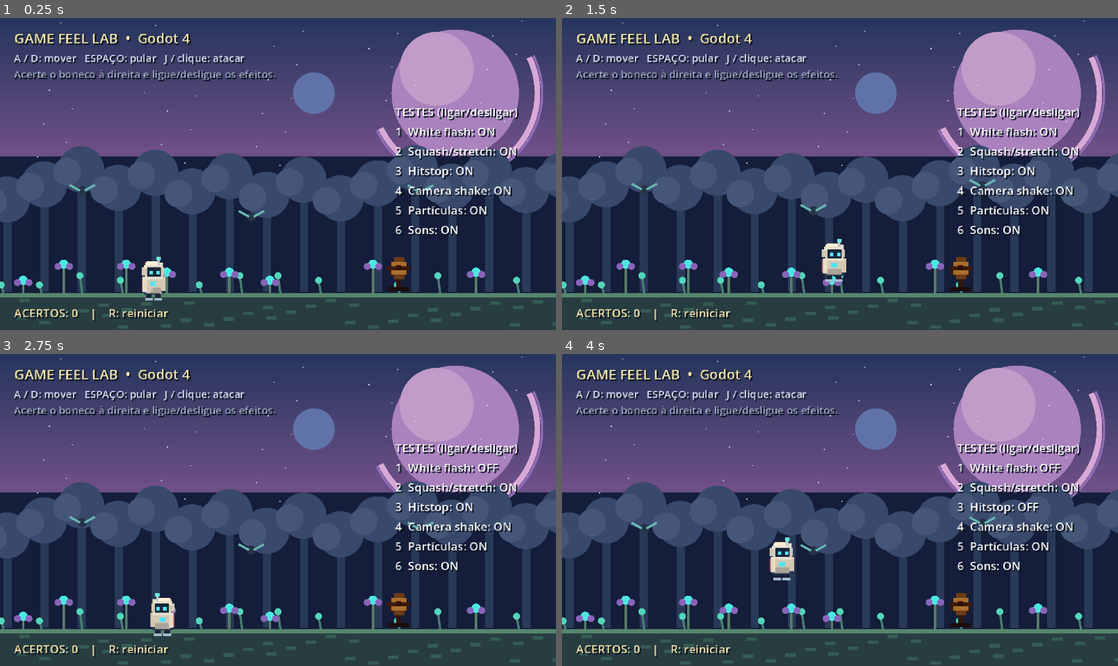
Above: before the commit, frames 1-4 (two rows, left to right).
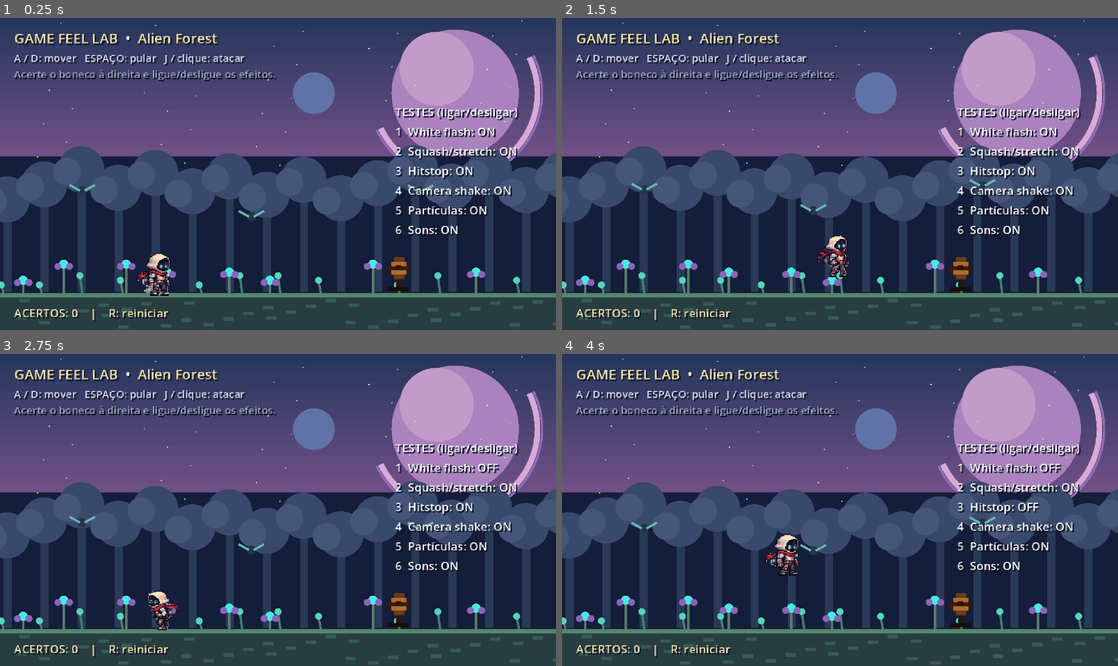
Above: after the commit, the same moments.

Repository: NathanMarts/game_feel_lab
Game: Godot game, scene res://main.tscn
Two runs of this game, one before a commit and one after it. Both use one fixed random seed, a clock stepped at 60 frames per second and the inputs below.
Inputs (mouse positions are in pixels of both pictures, inside the frame that each line leads up to):
- Up to frame 1 (0.25 s): no input
- Up to frame 2 (1.5 s): tap Enter at 0.5 s; move the mouse to (962, 158) at 0.52 s; hold D (move_right) 0.53-1.25 s; tap J (attack) at 0.6 s; click (962, 158) at 0.67 s; tap Space (jump) at 0.77 s; drag from (728, 189) to (812, 236) at 1.27 s
- Up to frame 3 (2.75 s): move the mouse to (333, 441) at 2.02 s; hold A (move_left) from 2.03 s (still down); tap 1 at 2.1 s
- Up to frame 4 (4 s): release A (move_left) at 2.75 s; drag from (812, 572) to (673, 463) at 2.77 s; move the mouse to (1006, 556) at 3.52 s; hold D (move_right) from 3.53 s (still down); tap 3 at 3.6 s; tap Space (jump) at 3.77 s

The runs differ from the first frame. In frame 1, 1.0% of the frame differs, in the area x 24-40%, y 4-91%; in frame 2, 0.9%; in frame 3, 0.9%; in frame 4, 1.0%.

Commit message:
feat: animate traveler from actual transparent PNG atlas

Diff:
--- a/main.gd
+++ b/main.gd
@@ -42,6 +42,7 @@
 var walk_frames: Array[Texture2D] = []
 var animation_clock: float = 0.0
 var alien_clock: float = 0.0
+var current_animation: String = "idle"
 
 func _ready() -> void:
 	randomize()
@@ -96,6 +97,10 @@
 	player.add_child(player_visual)
 	player_sprite = Sprite2D.new()
 	player_sprite.texture = idle_frames[0]
+	# The physical collider keeps its old dimensions; only the art is scaled.
+	# Each 48 px atlas cell has a fixed foot baseline at y≈46.
+	player_sprite.scale = Vector2(0.82, 0.82)
+	player_sprite.offset = Vector2(0.0, -5.0)
 	player_sprite.texture_filter = CanvasItem.TEXTURE_FILTER_NEAREST
 	player_visual.add_child(player_sprite)
 
@@ -157,7 +162,7 @@
 func build_ui() -> void:
 	var layer := CanvasLayer.new()
 	add_child(layer)
-	var title := make_label("GAME FEEL LAB  •  Godot 4", Vector2(12, 9), 12, Color("#f5e9ad"))
+	var title := make_label("GAME FEEL LAB  •  Alien Forest", Vector2(12, 9), 12, Color("#f5e9ad"))
 	layer.add_child(title)
 	var controls := make_label("A / D: mover   ESPAÇO: pular   J / clique: atacar", Vector2(12, 28), 9, Color("#d9e0f4"))
 	layer.add_child(controls)
@@ -247,6 +252,10 @@
 	alien_clock += delta
 	if player_sprite != null:
 		var moving: bool = absf(player.velocity.x) > 8.0 and player.is_on_floor()
+		var state: String = "walk" if moving else "idle"
+		if state != current_animation:
+			current_animation = state
+			animation_clock = 0.0
 		var frames: Array[Texture2D] = walk_frames if moving else idle_frames
 		var fps: float = 10.0 if moving else 4.0
 		var index: int = int(floor(animation_clock * fps)) % frames.size()
@@ -361,44 +370,28 @@
 	t.set_parallel(false)
 	t.tween_callback(label.queue_free)
 
-# Character art is generated frame-by-frame on a strict 32x40 canvas.
-# All frames share an x=16 center line and y=38 ground baseline.
+# Pixel-art traveler frames are cropped directly from a real transparent PNG.
+# Grid: 5 columns × 2 rows, 48×48 pixels per cell. No runtime resizing of cells.
+const TRAVELER_FRAME: int = 48
+const TRAVELER_FRAMES_PER_ROW: int = 5
+
 func build_animation_frames() -> void:
-	for i in range(4):
-		idle_frames.append(draw_traveler_frame(i, false))
-	for i in range(6):
-		walk_frames.append(draw_traveler_frame(i, true))
-
-func draw_traveler_frame(frame: int, walking: bool) -> Texture2D:
-	var im := Image.create(32, 40, false, Image.FORMAT_RGBA8)
-	im.fill(Color.TRANSPARENT)
-	var bob: int = (1 if frame == 2 else 0) if not walking else (1 if frame in [1, 4] else 0)
-	var stride: int = [0, 3, 5, 0, -5, -3][frame] if walking else 0
-	# Boots and articulated legs: both stay within the same fixed cell.
-	block(im, 10 - int(stride / 2.0), 31 + bob, 5, 6, "#202338")
-	block(im, 18 + int(stride / 2.0), 31 + bob, 5, 6, "#202338")
-	block(im, 9 - int(stride / 2.0), 36 + bob, 7, 2, "#a3bdd0")
-	block(im, 17 + int(stride / 2.0), 36 + bob, 7, 2, "#a3bdd0")
-	# Traveler's off-white cloak, backpack and blue energy clasp.
-	block(im, 8, 17 + bob, 17, 16, "#293952")
-	block(im, 6, 19 + bob, 6, 11, "#a45165")
-	block(im, 10, 18 + bob, 13, 14, "#d2c9b2")
-	block(im, 10, 27 + bob, 13, 5, "#aaa397")
-	block(im, 7, 18 + bob, 4, 13, "#e9dcc5")
-	block(im, 23, 18 + bob, 4, 12, "#d6c8b2")
-	block(im, 14, 22 + bob, 5, 4, "#4ee2f7")
-	# Helmet silhouette is identical across both animation cycles.
-	block(im, 9, 6 + bob, 16, 14, "#e6dfcc")
-	block(im, 6, 10 + bob, 20, 7, "#d2c9b2")
-	block(im, 11, 10 + bob, 12, 8, "#17263b")
-	block(im, 13, 13 + bob, 3, 3, "#56eaff")
-	block(im, 19, 13 + bob, 3, 3, "#56eaff")
-	block(im, 10, 5 + bob, 10, 3, "#faf0d7")
-	block(im, 8, 8 + bob, 3, 3, "#ece3d1")
-	# Tiny antenna / planetary signal.
-	block(im, 20, 3 + bob, 2, 5, "#b7c9d3")
-	block(im, 19, 1 + bob, 4, 3, "#6aefdc")
-	return ImageTexture.create_from_image(im)
+	var sheet: Texture2D = load("res://assets/traveler_sheet.png") as Texture2D
+	if sheet == null:
+		push_error("Traveler PNG not found: res://assets/traveler_sheet.png")
+		return
+	for frame in range(TRAVELER_FRAMES_PER_ROW):
+		idle_frames.append(make_sprite_frame(sheet, frame, 0))
+		walk_frames.append(make_sprite_frame(sheet, frame, 1))
+
+func make_sprite_frame(sheet: Texture2D, column: int, row: int) -> Texture2D:
+	var atlas_texture := AtlasTexture.new()
+	atlas_texture.atlas = sheet
+	atlas_texture.region = Rect2(
+		column * TRAVELER_FRAME, row * TRAVELER_FRAME,
+		TRAVELER_FRAME, TRAVELER_FRAME
+	)
+	return atlas_texture
 
 func create_dummy_texture() -> Texture2D:
 	var im := Image.create(24, 32, false, Image.FORMAT_RGBA8)
